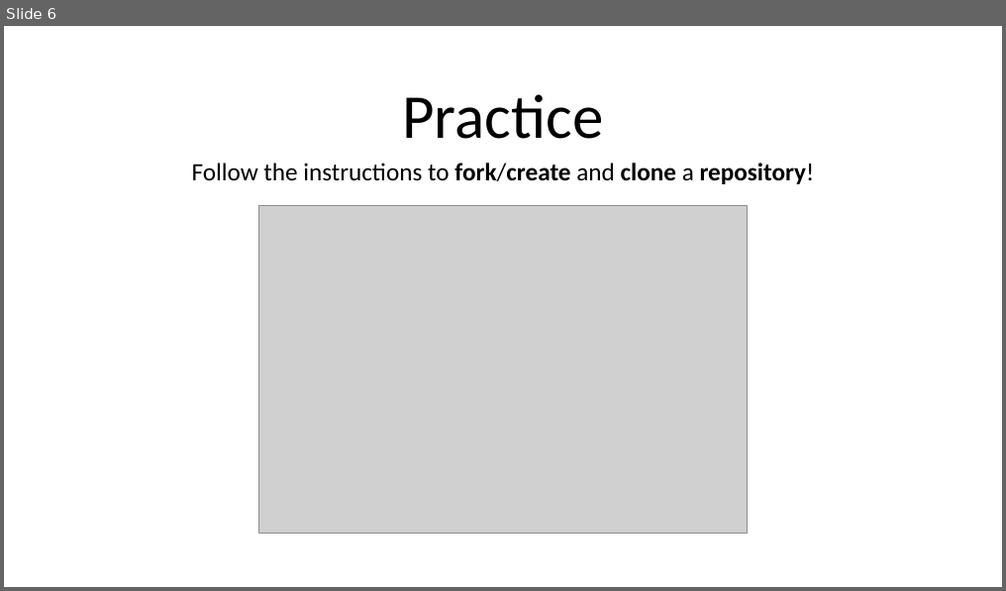
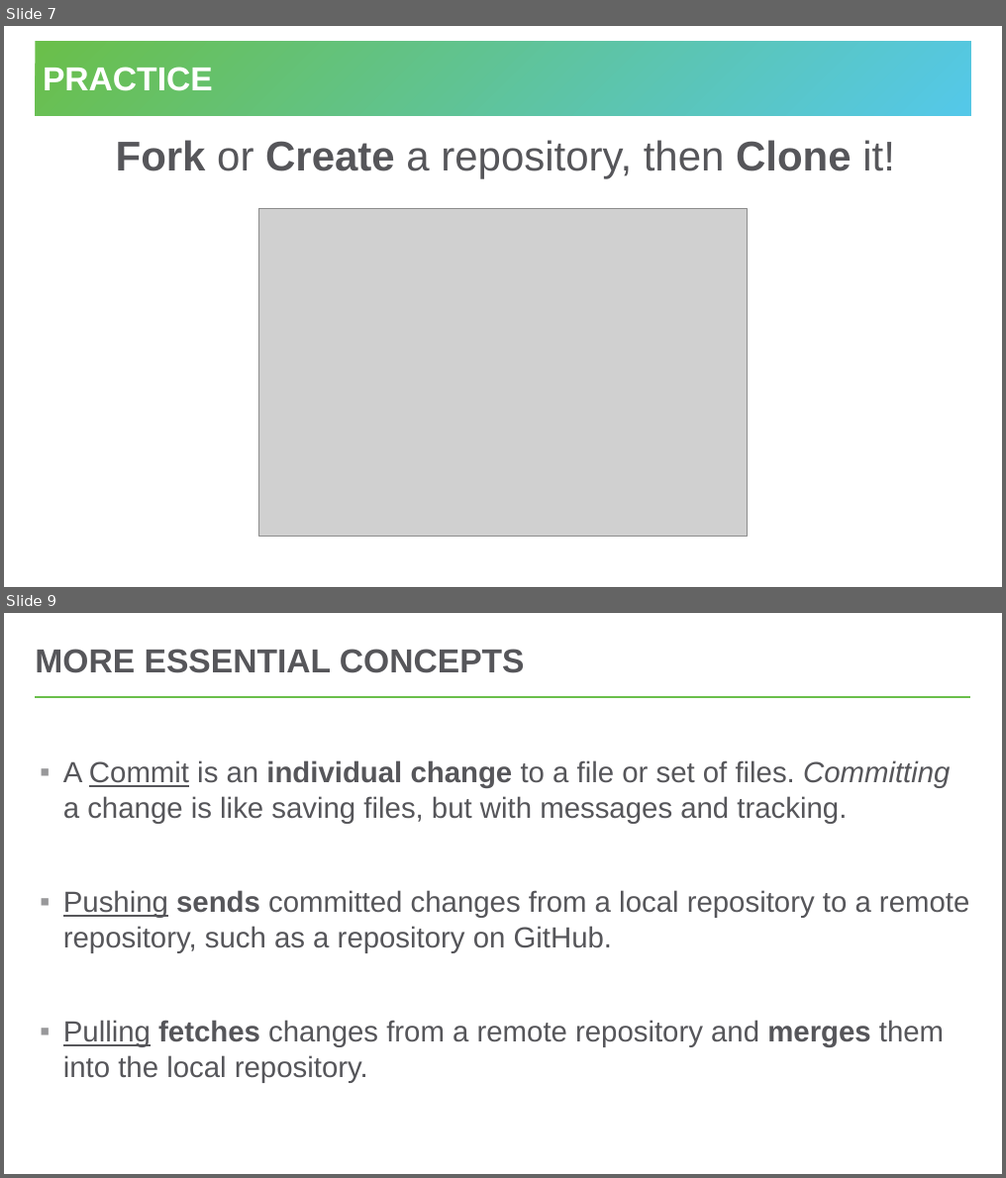
Before and after one commit to hytechclub/cs-102, a slide deck: Git/Intro/IntroductionToGitHub.pptx. Shown one above the other, each under a label of ours: slide 6 before the commit, slides 7 and 9 after it; the slides between them are not shown. The pictures are 1006x591 and 1006x1178 pixels, drawn with LibreOffice and Linux fonts; fonts in the diff are those of the drawing; grey boxes stand for pictures. Boxes give left, top, right and bottom in pixels: in the first picture for what was removed or moved away, otherwise in the second. Text is boxed around its words. In the diff, an @@ line names an element or a change of style, - is before the commit and + after.

```diff
--- a/Git/Intro/IntroductionToGitHub.pptx
+++ b/Git/Intro/IntroductionToGitHub.pptx
@@ slide 9 added at bbox=[4, 613, 1002, 1174], background #FFFFFF @@
@@ title added at bbox=[35, 649, 525, 673], 32 pt, text #56565A, bold @@
+MORE ESSENTIAL CONCEPTS
@@ line added from (36, 697) to (971, 697), #54C8E8 2.25 pt @@
@@ text added at bbox=[63, 761, 969, 1083], 28 pt, text #56565A @@
+▪ A Commit is an individual change to a file or set of files. Committing a change is like saving files, but with messages and tracking.
+▪ Pushing sends committed changes from a local repository to a remote repository, such as a repository on GitHub.
+▪ Pulling fetches changes from a remote repository and merges them into the local repository.
@@ what was slide 6 is now slide 7 @@
@@ slide 7 changed as well @@
@@ title "PRACTICE": place and size @@
-title "PRACTICE" at bbox=[402, 94, 603, 139]
+title "PRACTICE" at bbox=[36, 41, 971, 116]
@@ title "PRACTICE" at bbox=[36, 41, 971, 116]: vertical alignment bottom to middle; fill none to gradient #6ABF4B to #54C8E8 @@
@@ title at bbox=[43, 67, 213, 91]: text changed; size 60 to 32 pt; font Calibri to Arial; text colour #000000 to #FFFFFF; bold on @@
-Practice
+PRACTICE
@@ text added at bbox=[116, 140, 895, 178], 40 pt, text #56565A @@
+Fork or Create a repository, then Clone it!
@@ subtitle removed at bbox=[192, 163, 815, 184] @@
-Follow the instructions to fork/create and clone a repository!
@@ picture: place and size @@
-picture at bbox=[259, 205, 746, 533]
+picture at bbox=[259, 209, 746, 537]
```
Also in this commit, not shown: 7 other slides changed, 3 other slides added, 3 slides removed, 1 other file.
